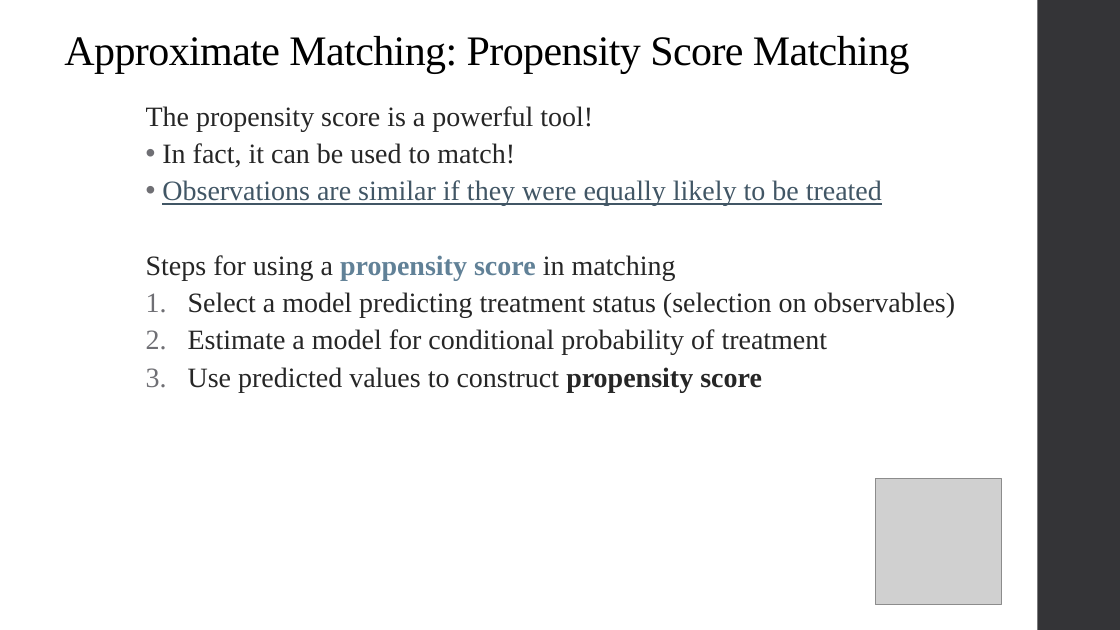
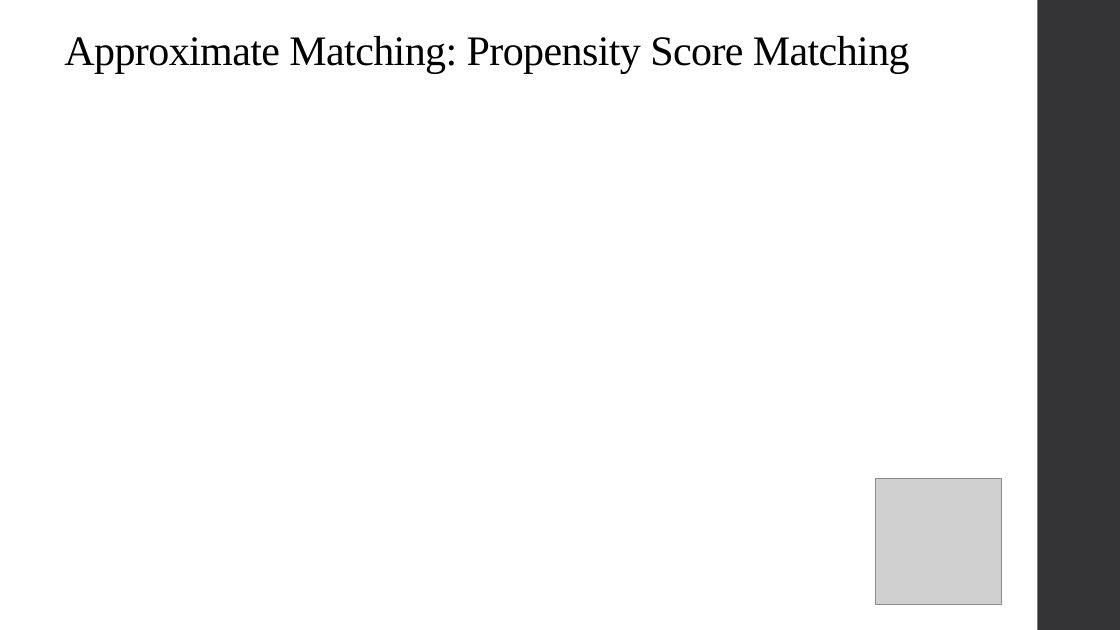
Before and after one commit to qiufei/fork-HAD5744, a slide deck: slide 43 of Lecture05_Matching/Lecture5_Matching_2022F.pptx (slide 42 before the commit). Drawn at 1120x630 pixels with LibreOffice and Linux fonts; fonts in the diff are those of the drawing; grey boxes stand for pictures. Boxes give left, top, right and bottom in pixels: in the first picture for what was removed or moved away, otherwise in the second. Text is boxed around its words. In the diff, an @@ line names an element or a change of style, - is before the commit and + after.

```diff
--- a/Lecture05_Matching/Lecture5_Matching_2022F.pptx
+++ b/Lecture05_Matching/Lecture5_Matching_2022F.pptx
@@ text removed at <box>146,106,955,392</box> @@
-  The propensity score is a powerful tool!
-  • In fact, it can be used to match!
-  • Observations are similar if they were equally likely to be treated
-  Steps for using a propensity score in matching
-  1. Select a model predicting treatment status (selection on observables)
-  2. Estimate a model for conditional probability of treatment
-  3. Use predicted values to construct propensity score
```
Also in this commit, not shown: 13 other slides changed, 8 slides added, 1 slide removed, 2 other files.
